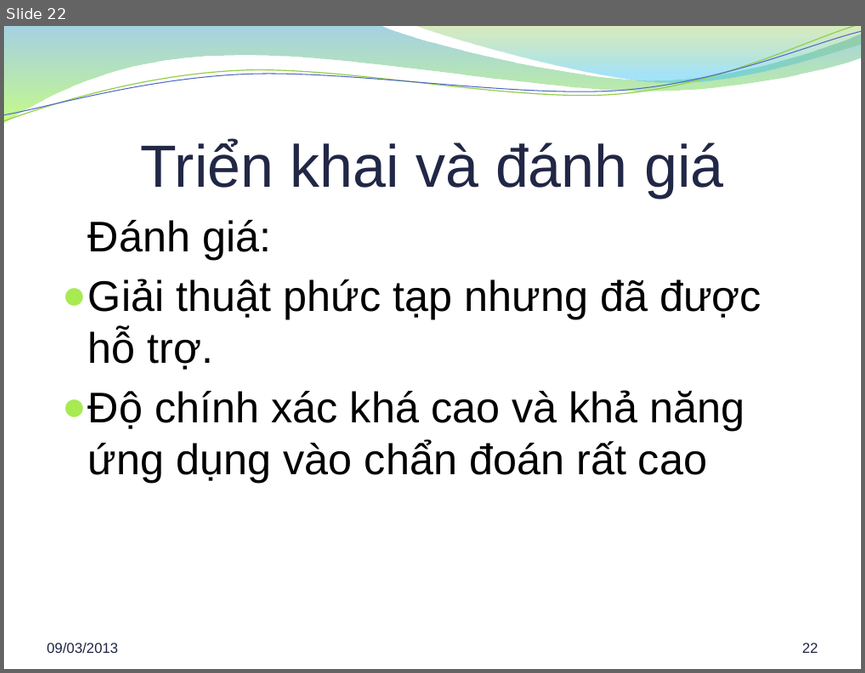
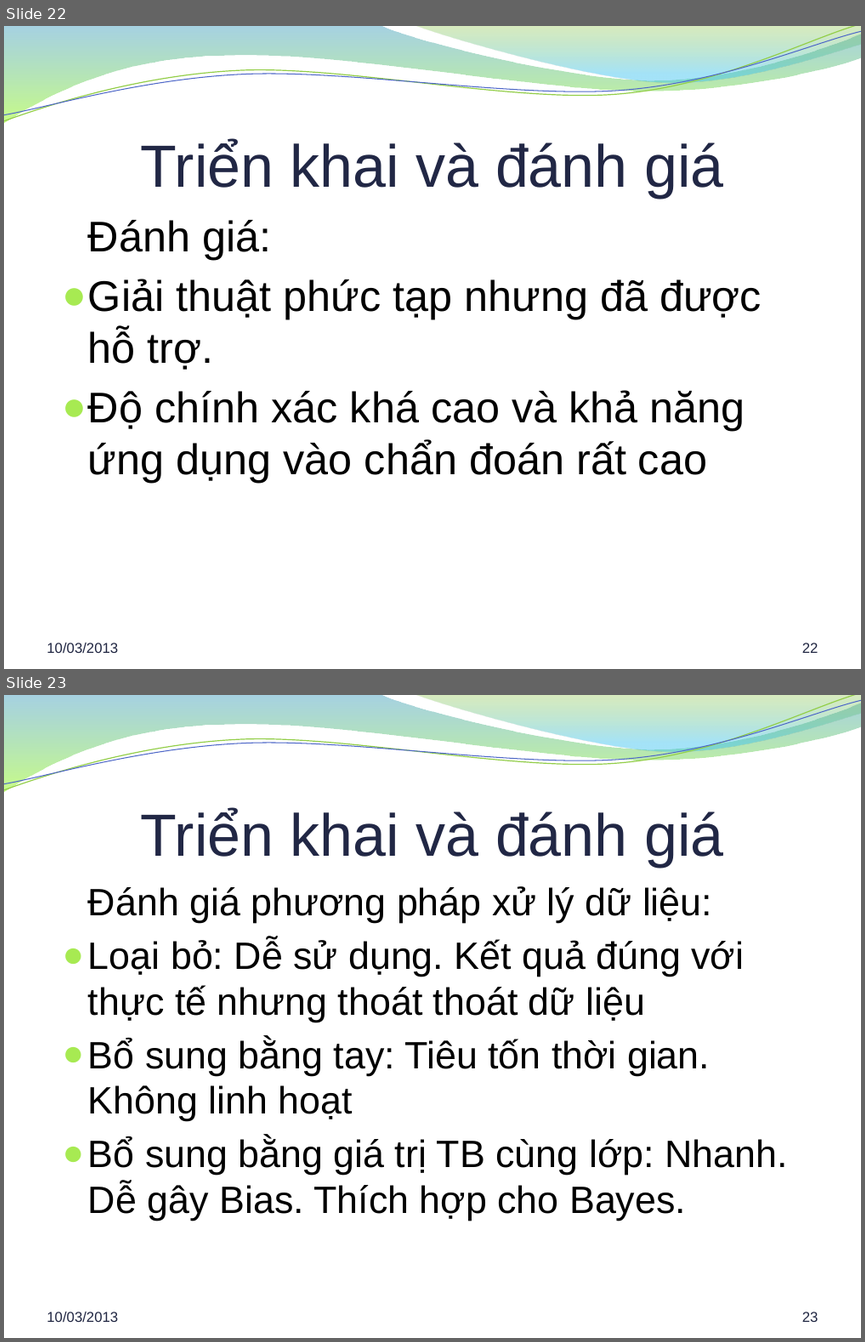
Before and after one commit to hung94it/benhvien, a slide deck: Diabetes/Documents/Report/Bao cao khoa luan.pptx. Shown one above the other, each under a label of ours: slide 22 before the commit, slides 22 and 23 after it. The pictures are 865x673 and 865x1342 pixels, drawn with LibreOffice and Linux fonts; fonts in the diff are those of the drawing; background and template pictures are left out. Boxes give left, top, right and bottom in pixels: in the first picture for what was removed or moved away, otherwise in the second. Text is boxed around its words. In the diff, an @@ line names an element or a change of style, - is before the commit and + after.

```diff
--- a/Diabetes/Documents/Report/Bao cao khoa luan.pptx
+++ b/Diabetes/Documents/Report/Bao cao khoa luan.pptx
@@ slide 23 added at bbox=[4, 695, 861, 1338], background picture (left out); not listed: 4 template elements that a slide beside it also shows @@
@@ title added at bbox=[141, 808, 723, 867], 50 pt, text #212745 @@
+Triển khai và đánh giá
@@ text added at bbox=[88, 886, 787, 1220], 32 pt, text #000000 @@
+Đánh giá phương pháp xử lý dữ liệu:
+● Loại bỏ: Dễ sử dụng. Kết quả đúng với thực tế nhưng thoát thoát dữ liệu
+● Bổ sung bằng tay: Tiêu tốn thời gian. Không linh hoạt
+● Bổ sung bằng giá trị TB cùng lớp: Nhanh. Dễ gây Bias. Thích hợp cho Bayes.
@@ text added at bbox=[46, 1311, 118, 1321], 12 pt, text #202542 @@
+10/03/2013
@@ page number added at bbox=[802, 1311, 818, 1321], 12 pt, text #202542 @@
+23
@@ slide 22 changed as well @@
@@ text at bbox=[46, 642, 118, 652]: text changed @@
-09/03/2013
+10/03/2013
```
Also in this commit, not shown: 24 other slides changed, 1 other slide added, 1 slide removed, 1 other file.
